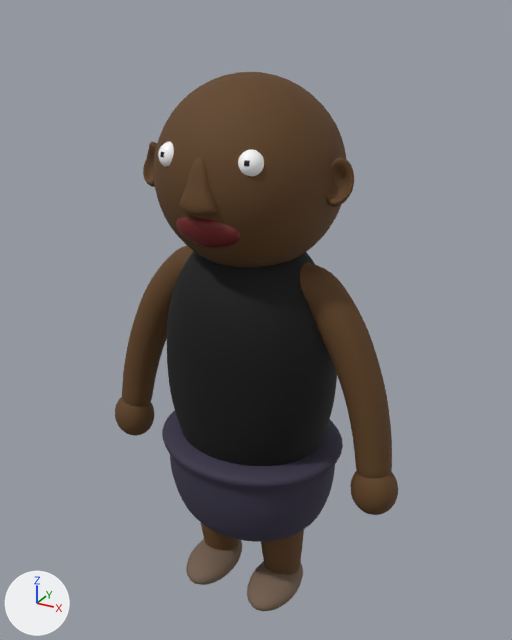
What one commit did to the glTF model Art/Characters/SK_PVV_Body_Custom.glb.
Before and after are seen from a 50 mm lens placed at (1.029, -1.837, 1.968), pointed at (0.006, 0.024, 1.038). Lighting does not change. The marker at lower left points along +X, +Y and +Z. The picture after the commit comes second. Vertices at exactly the same position are counted once.

The older version as bpy lines, for what is in view:
```python
me_sk_pvv_body = bpy.data.meshes.new('SK_PVV_Body')
me_sk_pvv_body.from_pydata(...)  # 10986 vertices, 21904 faces; spans x -0.55..0.55, y -0.32..0.28, z 0.0..1.8
# faces by material slot: [3760, 2800, 11408, 1056, 16, 1904, 960]
me_sk_pvv_body.materials.append(mat_m_top)  # black #000000
me_sk_pvv_body.materials.append(mat_m_bottom)  # dark purple #373147
me_sk_pvv_body.materials.append(mat_m_skin)  # brown #5e3f1d
me_sk_pvv_body.materials.append(mat_m_shoes)  # brown #766150
me_sk_pvv_body.materials.append(mat_m_pupil)  # black #191919
me_sk_pvv_body.materials.append(mat_m_eye)  # white #ffffff
me_sk_pvv_body.materials.append(mat_m_lip)  # dark red #6b1516
ob_sk_pvv_body = bpy.data.objects.new('SK_PVV_Body', me_sk_pvv_body)
ob_sk_pvv_body.location = (0.0, 0.0, 0.0)
```
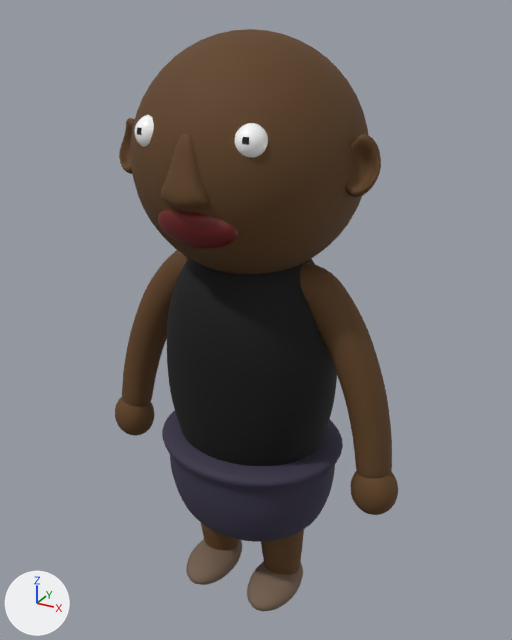
The newer file adds a shape key; the second version is drawn at full value of the shape key 'Head_Big' of 'SK_PVV_Body', and the change is written as the vertex moves it makes.

Location of each change, [x1, y1, x2, y2] in pixels of the pictures (512 x 640 px; the box of a moved part takes in the faces that stretch with it):
'SK_PVV_Body', reshaped (8% taller)
    before: [115, 72, 398, 611]
    after: [115, 29, 398, 611]
part 1 of me_sk_pvv_body, moved or reshaped
    before: [154, 72, 346, 267]
    after: [131, 29, 369, 274]
part 2 of me_sk_pvv_body, moved or reshaped
    before: [326, 157, 354, 207]
    after: [346, 135, 381, 197]
part 3 of me_sk_pvv_body, moved or reshaped
    before: [143, 142, 157, 187]
    after: [119, 118, 135, 174]
part 4 of me_sk_pvv_body, moved or reshaped
    before: [179, 158, 217, 216]
    after: [160, 134, 208, 208]
part 5 of me_sk_pvv_body, moved or reshaped
    before: [158, 141, 174, 167]
    after: [135, 115, 154, 147]
part 6 of me_sk_pvv_body, moved or reshaped
    before: [238, 150, 264, 176]
    after: [235, 123, 268, 157]
part 7 of me_sk_pvv_body, moved or reshaped
    before: [176, 217, 240, 248]
    after: [158, 210, 237, 249]

The change, as a list of edits to the scene's bpy script:
```text
Change me_sk_pvv_body:
    used by ob_sk_pvv_body; location = (0.0, 0.0, 0.0)
    remove me_sk_pvv_body.from_pydata(...)  # 10986 vertices, 21904 faces; spans x -0.55..0.55, y -0.32..0.28, z 0.0..1.8
    add me_sk_pvv_body.from_pydata(...)  # 10986 vertices, 21904 faces; spans x -0.55..0.55, y -0.39..0.35, z 0.0..1.92
    me_sk_pvv_body part 1: the loose piece of 922 vertices spanning x -0.28..0.28, y -0.28..0.28, z 1.24..1.8 is scaled about its middle by 1.22, then moved by (0.0, 0.0, 0.05)
    me_sk_pvv_body part 2: the loose piece of 482 vertices spanning x 0.25..0.34, y -0.07..0.0, z 1.47..1.6 is scaled about its middle by 1.22, then moved by (0.06, -0.01, 0.05)
    me_sk_pvv_body part 3: the loose piece of 482 vertices spanning x -0.33..-0.24, y -0.11..-0.04, z 1.47..1.6 is scaled about its middle by 1.22, then moved by (-0.06, -0.02, 0.05)
    me_sk_pvv_body part 4: the loose piece of 482 vertices spanning x -0.06..0.06, y -0.32..-0.22, z 1.46..1.61 is scaled about its middle by 1.22, then moved by (0.0, -0.06, 0.05)
    me_sk_pvv_body part 5: the loose piece of 482 vertices spanning x -0.16..-0.08, y -0.26..-0.19, z 1.56..1.64 is scaled about its middle by 1.22, then moved by (-0.03, -0.05, 0.07)
    me_sk_pvv_body part 6: the loose piece of 482 vertices spanning x 0.09..0.16, y -0.26..-0.18, z 1.56..1.64 is scaled about its middle by 1.22, then moved by (0.03, -0.05, 0.07)
    me_sk_pvv_body part 7: the loose piece of 482 vertices spanning x -0.1..0.1, y -0.29..-0.2, z 1.36..1.45 is scaled about its middle by 1.22, then moved by (0.0, -0.05, 0.02)
```
